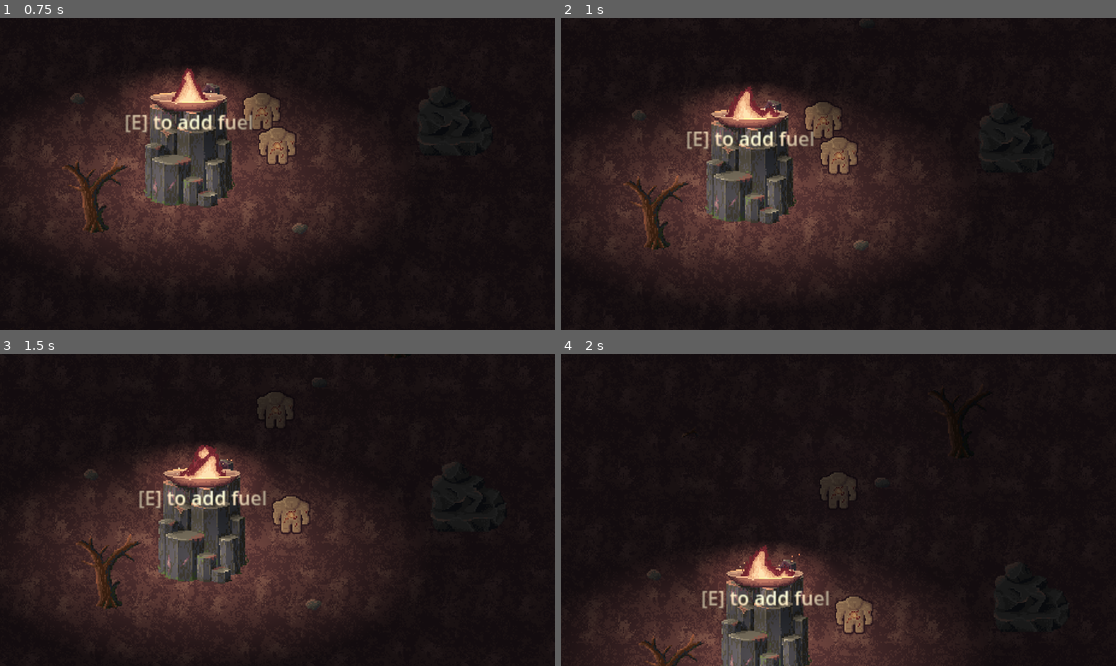
Above: before the commit, frames 1-4 (two rows, left to right).
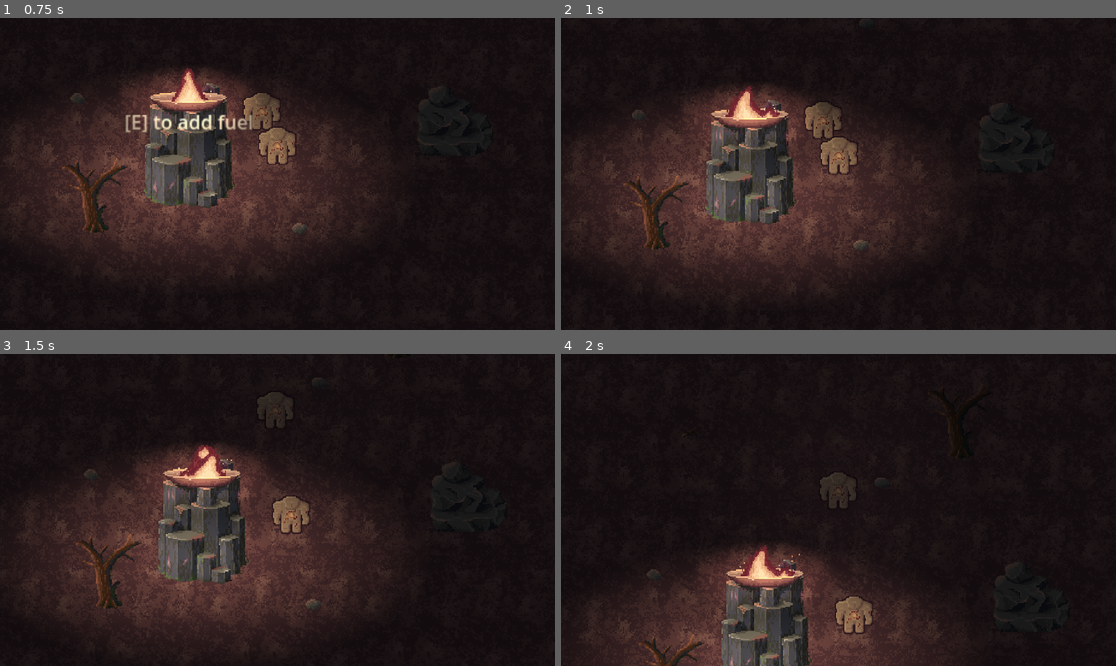
Above: after the commit, the same moments.

Repository: ShadowDragon5/eclipse
Game: Godot game, scene res://scenes/world.tscn
Same seed, same stepped clock (60 frames per second), same inputs: the game is played once before the commit and once after it.
Inputs (mouse positions are in pixels of both pictures, inside the frame that each line leads up to):
- Up to frame 1 (0.75 s): move the mouse to (249, 236) at 0.52 s; hold Up (ui_up) from 0.53 s (still down); hold E (interact) from 0.53 s (still down); click (249, 236) at 0.67 s
- Up to frame 2 (1 s): keep holding Up (ui_up); keep holding E (interact); tap Tab (swap_body) at 0.8 s
- Up to frame 3 (1.5 s): release Up (ui_up) at 1.25 s; release E (interact) at 1.25 s; drag from (444, 556) to (194, 541) at 1.27 s
- Up to frame 4 (2 s): no input

Frame 1 is identical in both runs. In frame 2, 0.6% of the frame differs, in the area x 22-46%, y 36-43%; in frame 3, 0.6%; in frame 4, 0.6%.

Commit message:
Updated burn up properly

Diff:
--- a/inventory/inventory.gd
+++ b/inventory/inventory.gd
@@ -5,6 +5,10 @@
 signal update
 
 @export var slots: Array[InvSlot]
+
+var branch = preload("res://scenes/objects/branch_collectable.tscn")
+var pebble = preload("res://scenes/objects/pebble_collectable.tscn")
+
 
 func insert(item:InvItem):
 	var itemslots = slots.filter(func(slot):return slot.item == item)
@@ -28,3 +32,26 @@
 		if itemslots[0].amount == 0:
 			itemslots[0].item = null
 	update.emit()
+
+func drop_all(body: CharacterBody2D, x, y, radius):
+	var nonemptyslots = slots.filter(func(slot): return slot.item != null)
+	for slot: InvSlot in nonemptyslots:
+		for i in slot.amount:
+			var ang = randi_range(0, 2 * PI)
+			var dist = randi_range(0,radius)
+			drop_item(body,slot.item.name,x+dist*cos(ang),y+dist*sin(ang))
+		slot.amount = 0
+		slot.item = null
+
+func drop_item(body,item:String, x, y):
+	var resource_instance
+	match item:
+		"wood":
+			resource_instance = branch.instantiate()
+		"rock":
+			resource_instance = pebble.instantiate()
+	if resource_instance == null:
+		return
+	resource_instance.global_position.x = x
+	resource_instance.global_position.y = y
+	body.get_parent().add_child(resource_instance)
--- a/scenes/objects/brazier.tscn
+++ b/scenes/objects/brazier.tscn
@@ -72,7 +72,6 @@
 
 [node name="LightArea" type="Area2D" parent="."]
 collision_layer = 0
-collision_mask = 2
 
 [node name="CollisionShape2D" type="CollisionShape2D" parent="LightArea"]
 shape = SubResource("CircleShape2D_raxel")
--- a/scenes/objects/player.tscn
+++ b/scenes/objects/player.tscn
@@ -27,7 +27,6 @@
 fill_to = Vector2(1, 0.5)
 
 [node name="player" type="CharacterBody2D" groups=["player"]]
-collision_layer = 2
 script = ExtResource("1_h3a73")
 inv = SubResource("Resource_alrmt")
 
--- a/scripts/interaction_manager.gd
+++ b/scripts/interaction_manager.gd
@@ -10,6 +10,10 @@
 var can_interact = true
 
 func register_area(area: InteractionArea):
+	if area.action_name == "chop" && !Globals.get("player").axe:
+		return
+	if area.action_name == "break" && !Globals.get("player").pick:
+		return
 	active_areas.push_back(area)
 
 func unregister_area(area: InteractionArea):
--- a/scripts/player.gd
+++ b/scripts/player.gd
@@ -41,6 +41,7 @@
 	if current_body == null:
 		current_body = self
 		Globals.set("player",self)
+		set_collision_layer(3)
 		$Camera2D.make_current()
 	burn_health = max_burn_health
 	shadow_health = max_shadow_health
@@ -70,12 +71,25 @@
 	if bodies.size() < 2:
 		return false
 	if current_body == self:
+		#set next body as body
 		var curr_id = bodies.find(self)
 		current_body = bodies[(curr_id+1) % bodies.size()]
-		$Inv_ui.close()		#close inventory
+
+		#move interactions
+		current_body.set_collision_layer(3)
+		set_collision_layer(1)
+
+		#close inventory
+		$Inv_ui.close()
+
+		#update global pointer to new body
 		Globals.set("player",current_body)
+
+		#make shadow vision invisable
 		$PointLight2D.color.a = 0
+		#stop body movement
 		velocity = Vector2.ZERO
+		#transition camera
 		CameraTransition.transition_camera2D($Camera2D,current_body.get_node("Camera2D"))
 	return true
 
@@ -86,6 +100,8 @@
 	if shadow_health < max_shadow_health:
 		burn_health -= delta / burn_rate
 		shadow_health += delta
+	if burn_health <= 0:
+		lose_body()
 
 func shadow_darken(delta):
 	shadow_health -= delta
